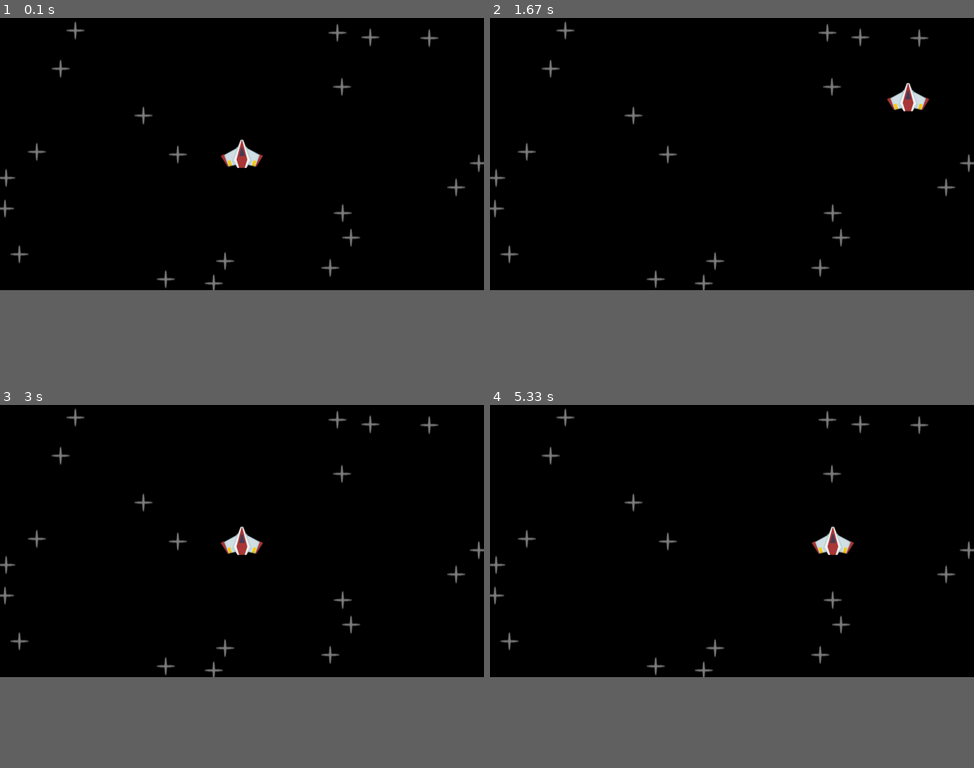
Above: before the commit, frames 1-4 (two rows, left to right).
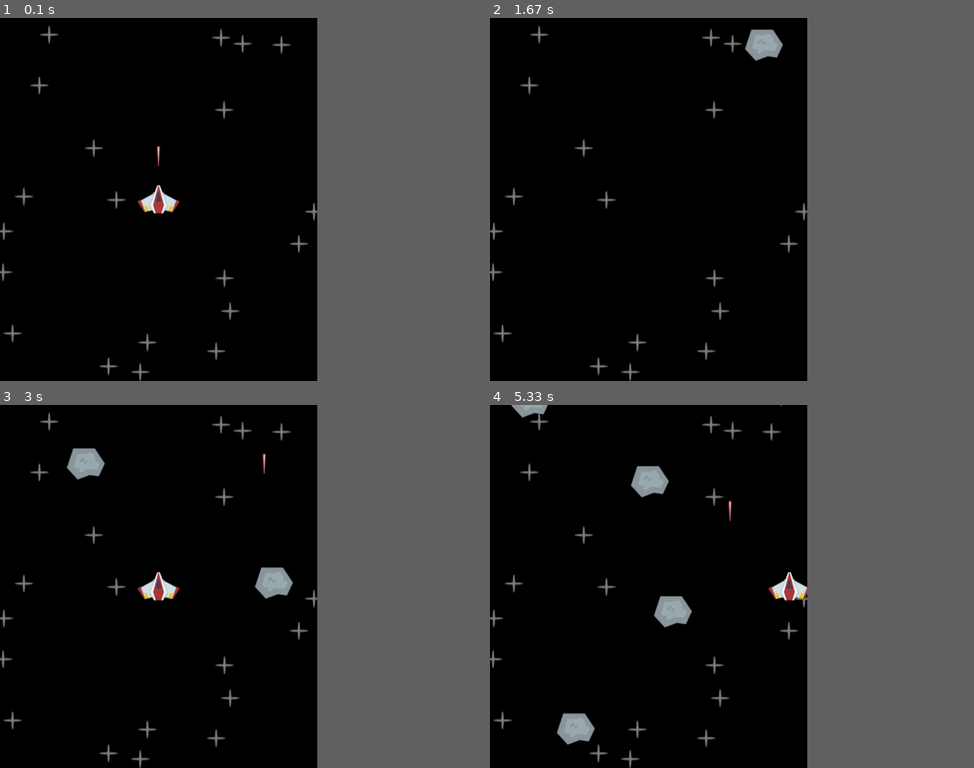
Above: after the commit, the same moments.

Repository: agustin-Sanchez9/pygame-tutorial
Game: pygame game, started from space shooter/code/main.py
The game is run twice, just before and just after one commit, with the same random seed, the same clock (stepped at 60 frames per second) and the same inputs.
Inputs:
- Up to frame 1 (0.1 s): no input
- Up to frame 2 (1.67 s): hold D 0.33-0.8 s; hold W 0.83-1.13 s; hold D 1.17-1.63 s
- Up to frame 3 (3 s): hold A 1.67-2.2 s; hold S 2.23-2.53 s; hold A 2.57-2.97 s
- Up to frame 4 (5.33 s): hold W 3-3.37 s; hold D 3.4-4.03 s; hold S 4.07-4.43 s; hold A 4.47-4.93 s; hold D from 4.97 s (still down)
In our replay, the window is 900x506 before the commit and 590x675 after it. These sizes can differ from the game's own. Grey fills any space a smaller window leaves; there, only what the larger window draws over its background counts as a difference.

The runs differ from the first frame. In frame 1, 2.7% of the frame differs, in the area x 0-100%, y 1-100%; in frame 2, 2.7%; in frame 3, 3.7%; in frame 4, 4.4%, in the area x 0-100%, y 0-100%.

Commit message:
laser and meteor classes added

Diff:
--- a/space shooter/code/main.py
+++ b/space shooter/code/main.py
@@ -10,12 +10,12 @@
         self.image = pygame.image.load(join('space shooter', 'images', 'player.png')).convert_alpha()
         self.rect = self.image.get_frect(center = (WINDOW_WIDTH/2, WINDOW_HEIGHT/2))
         self.direction = pygame.Vector2()
-        self.speed = 500
+        self.speed = 700
 
         # cooldown
         self.canShoot = True
         self.laserShootTime = 0
-        self.cooldownTime = 400  # in ms
+        self.cooldownTime = 500  # in ms
 
     def laserTimer(self):
         if not self.canShoot:
@@ -25,17 +25,14 @@
 
     def update(self, dt):
         pressedKeys = pygame.key.get_pressed()
-        justPressedKeys = pygame.key.get_just_pressed()
-
         # movement
         self.direction.x = int(pressedKeys[pygame.K_d]) - int(pressedKeys[pygame.K_a])
         self.direction.y = int(pressedKeys[pygame.K_s]) - int(pressedKeys[pygame.K_w])
         self.direction = self.direction.normalize() if self.direction else self.direction
         self.rect.center += self.direction * self.speed * dt
-
         # fire laser
-        if justPressedKeys[pygame.K_SPACE] and self.canShoot:
-            print("fire laser")
+        if self.canShoot:
+            Laser(spriteGroup, laserSurf, self.rect.midtop)
             self.canShoot = False
             self.laserShootTime = pygame.time.get_ticks()
 
@@ -50,11 +47,34 @@
         self.rect = self.image.get_frect(center = (randint(0,WINDOW_WIDTH),randint(0,WINDOW_HEIGHT)))
 
 
+class Laser(pygame.sprite.Sprite):
+    def __init__(self, groups, surf, pos):
+        super().__init__(groups)
+        self.image = surf
+        self.rect = self.image.get_frect(midbottom = pos)
+
+    def update(self, dt):
+        self.rect.centery -= 600 * dt
+        if self.rect.bottom < 0:
+            self.kill()
+
+
+class Meteor(pygame.sprite.Sprite):
+    def __init__(self, groups, surf, pos):
+        super().__init__(groups)
+        self.image = surf
+        self.rect = self.image.get_frect(center = pos)
+
+    def update(self, dt):
+        self.rect.centery += 300 * dt
+        if self.rect.top > WINDOW_HEIGHT:
+            self.kill()
+
 pygame.init()
 
 # size of main window
-WINDOW_WIDTH = 1280
-WINDOW_HEIGHT = 720
+WINDOW_WIDTH = 840
+WINDOW_HEIGHT = 960
 
 # creates the main screen/window
 displaySurface = pygame.display.set_mode((WINDOW_WIDTH,WINDOW_HEIGHT))
@@ -65,9 +85,13 @@
 # made to control frame rate
 clock = pygame.time.Clock()
 
+# import surfaces
+starSurface = pygame.image.load(join('space shooter', 'images', 'star.png')).convert_alpha() # the import is made here so its only made once, otherwise in the for loop it will import the image 20 times
+laserSurf = pygame.image.load(join('space shooter', 'images', 'laser.png')).convert_alpha()
+meteorSurf = pygame.image.load(join('space shooter', 'images', 'meteor.png')).convert_alpha()
+
 # in a groupo the sprites are sorted by the time has been added, so stars must be created before the player
 spriteGroup = pygame.sprite.Group()
-starSurface = pygame.image.load(join('space shooter', 'images', 'star.png')).convert_alpha() # the import is made here so its only made once, otherwise in the for loop it will import the image 20 times
 for i in range(20):
     Star(spriteGroup, starSurface)
 
@@ -92,7 +116,9 @@
         if event.type == pygame.QUIT:
             running = False
         if event.type == meteorEvent:
-            print("create meteor")
+            x = randint(0,WINDOW_WIDTH)
+            y = randint(-200,-100)
+            Meteor(spriteGroup, meteorSurf, (x,y))
 
     spriteGroup.update(dt)
 
